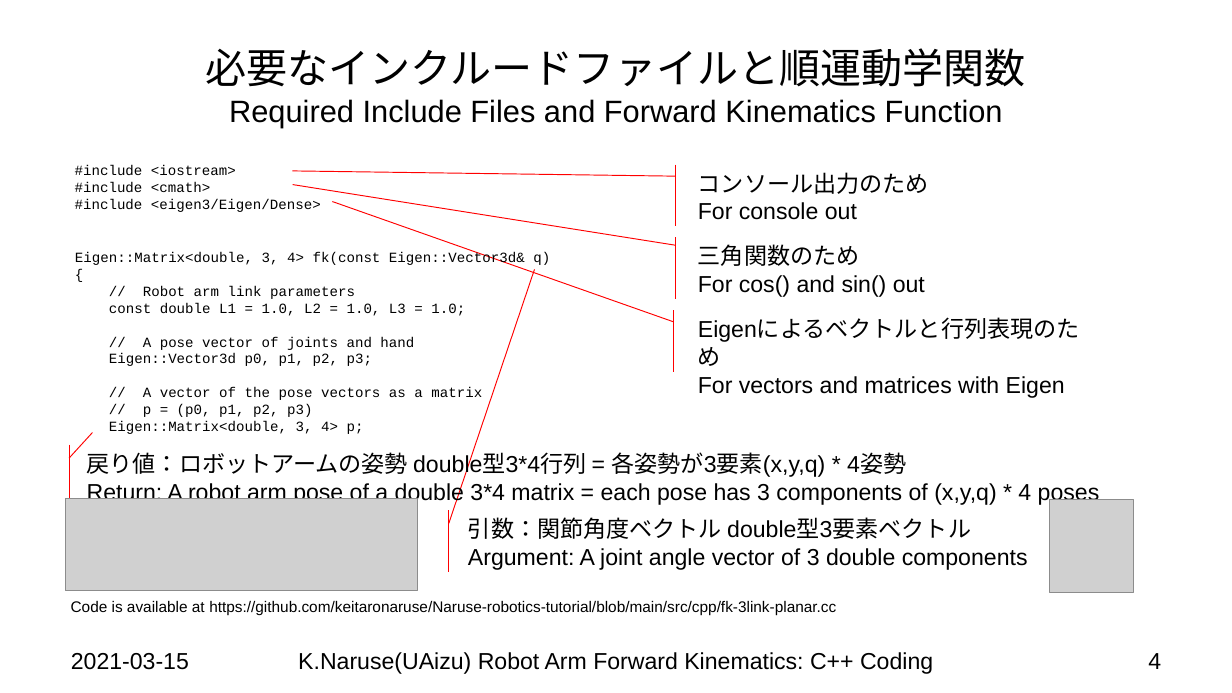
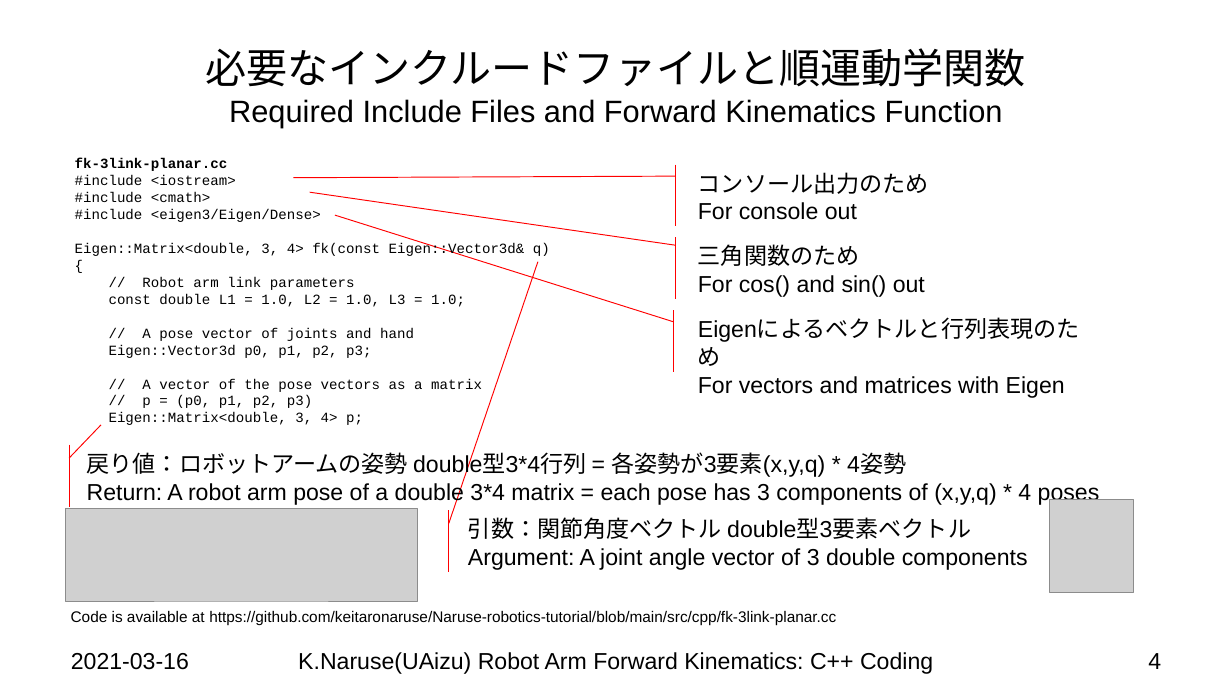
Before and after one commit to keitaronaruse/Naruse-robotics-tutorial, a slide deck: slide 4 of doc/slides/Robot-Arm-Forward-Kinematics-CPP-Code.pptx. Drawn at 1232x693 pixels with LibreOffice and Linux fonts; fonts in the diff are those of the drawing; grey boxes stand for pictures; background and template pictures are left out. Boxes give left, top, right and bottom in pixels: in the first picture for what was removed or moved away, otherwise in the second. Text is boxed around its words. In the diff, an @@ line names an element or a change of style, - is before the commit and + after.

```diff
--- a/doc/slides/Robot-Arm-Forward-Kinematics-CPP-Code.pptx
+++ b/doc/slides/Robot-Arm-Forward-Kinematics-CPP-Code.pptx
@@ text "fk-3link-planar.cc": place and size @@
-text "fk-3link-planar.cc" at (75,252,550,434)
+text "fk-3link-planar.cc" at (75,158,550,425)
@@ text at (75,158,321,222): paragraphs added @@
+fk-3link-planar.cc
+#include <iostream>
+#include <cmath>
+#include <eigen3/Eigen/Dense>
@@ text removed at (75,165,321,212) @@
-#include <iostream>
-#include <cmath>
-#include <eigen3/Eigen/Dense>
@@ accent callout "戻り値：ロボットアームの姿勢 double型3*4行列 = 各姿勢が3要素(x,y,q) * ..." at (78,445,1177,506): proportions changed @@
@@ picture: place and size @@
-picture at (65,499,417,592)
+picture at (65,509,417,602)
@@ text "Code is available at https://github.com/keitaronaruse/Naruse ...": place and size @@
-text "Code is available at https://github.com/keitaronaruse/Naruse ..." at (71,601,836,615)
+text "Code is available at https://github.com/keitaronaruse/Naruse ..." at (71,611,836,625)
@@ text at (71,653,189,670): text changed @@
-2021-03-15
+2021-03-16
```
Also in this commit, not shown: 5 other slides changed, 4 other files.
